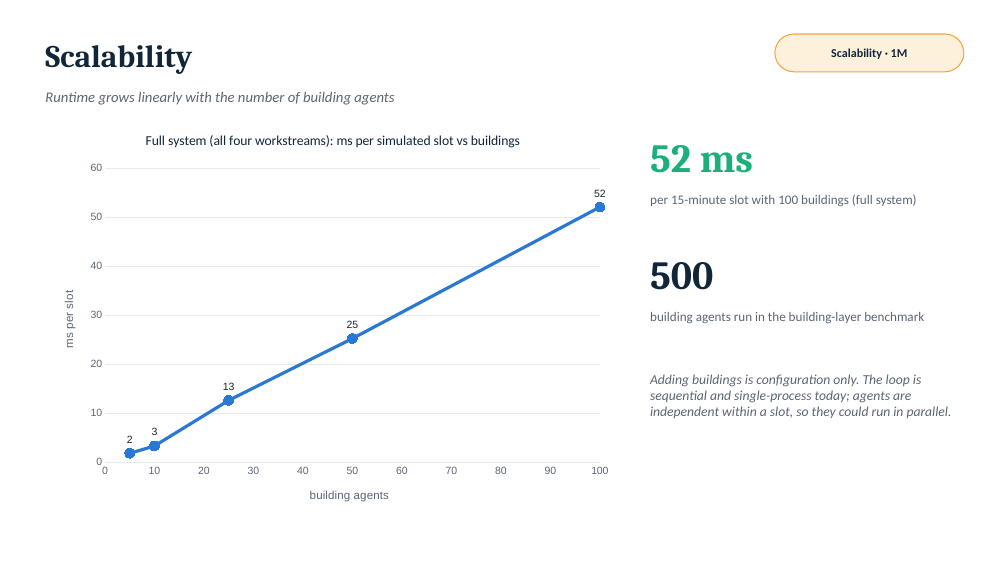
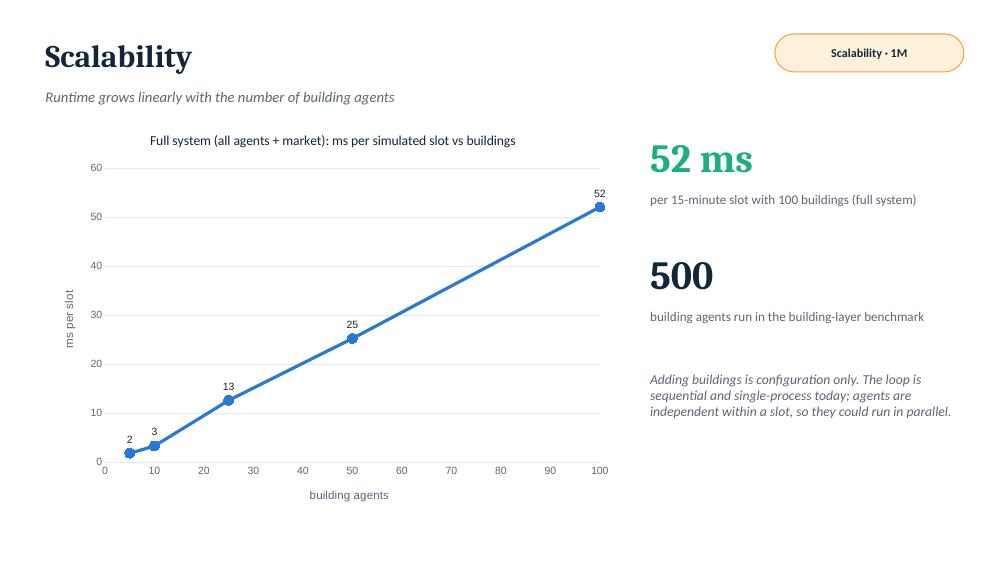
Before and after one commit to Shan713/GridWeave, a slide deck: slide 12 of presentations/GridWeave_Review2.pptx. Drawn at 1008x567 pixels with LibreOffice and Linux fonts; fonts in the diff are those of the drawing. Boxes give left, top, right and bottom in pixels: in the first picture for what was removed or moved away, otherwise in the second. Text is boxed around its words. In the diff, an @@ line names an element or a change of style, - is before the commit and + after.

Commit message:
Remove workstream labels from Review 2 and tidy the forecasting slide

```diff
--- a/presentations/GridWeave_Review2.pptx
+++ b/presentations/GridWeave_Review2.pptx
@@ scatter lines chart at (45, 117, 620, 518) @@
@@ title "Full system (all four workstreams): ms per simulated slot vs buildings" to "Full system (all agents + market): ms per simulated slot vs buildings" @@
```
Also in this commit, not shown: 3 other slides changed, 2 other files.
